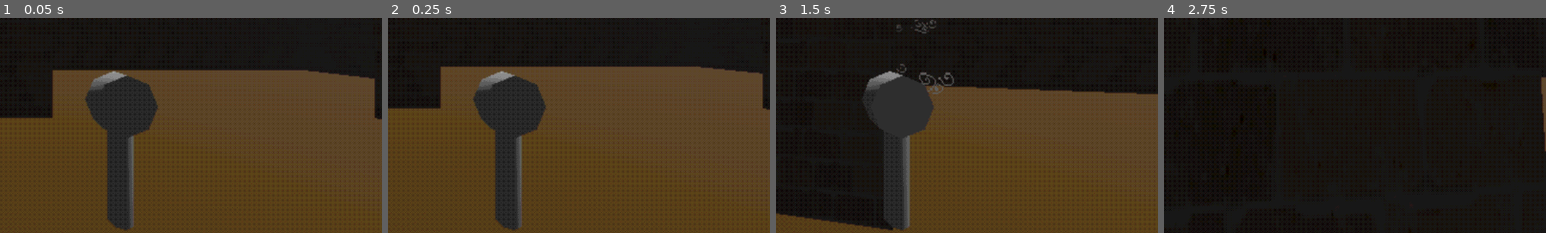
Above: before the commit, frames 1-4 (left to right).
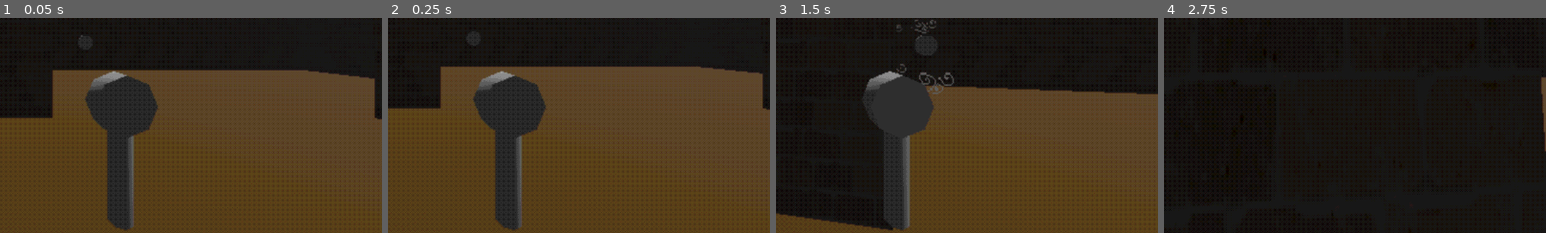
Above: after the commit, the same moments.

Repository: electrp/ggj25
Game: Godot game, scene res://levels/lvl_Room1.tscn
Same seed, same stepped clock (60 frames per second), same inputs: the game is played once before the commit and once after it. This scene is started directly instead of the project's main scene.
Inputs (mouse positions are % of the whole screen's width and height, from its top left):
- Up to frame 1 (0.05 s): no input
- Up to frame 2 (0.25 s): no input
- Up to frame 3 (1.5 s): move the mouse to (55, 50) at 0.52 s; press the mouse at (55, 50) at 0.53 s; hold Up (ui_up) from 0.53 s (still down); tap Space (ui_accept) at 0.77 s; tap E (Interact, bound only after the commit) at 0.8, 1.35 s; move the mouse to (45, 50) at 1.27 s; release the mouse at (45, 50) at 1.28 s
- Up to frame 4 (2.75 s): keep holding Up (ui_up); tap Space (ui_accept) at 1.52 s; click (45, 50) at 1.55 s; move the mouse to (52, 48) at 2.02 s; press the mouse at (52, 48) at 2.03 s; tap E (Interact, bound only after the commit) at 2.3 s
The pictures show only the part of the screen within x 50-100%, y 46-96%; the shares and areas given below are measured in that part.

The runs differ from the first frame. In frame 1, less than 0.1% of the frame differs, in the area x 20-24%, y 8-13%; in frame 2, less than 0.1%; in frame 3, less than 0.1%, in the area x 36-42%, y 8-15%; in frame 4, nothing differs.

Commit message:
Button stuff working

Diff:
--- a/ggj25/levels/BubbleButton.gd
+++ /dev/null
@@ -1,17 +0,0 @@
-extends CollisionShape3D
-
-var pressed = false
-
-# Called when the node enters the scene tree for the first time.
-func _ready() -> void:
-	pass
-
-
-# Called every frame. 'delta' is the elapsed time since the previous frame.
-func _process(delta: float) -> void:
-	pass
-
-func _on_body_entered(body: Node) -> void:
-	if body.name == "Bubble":
-		pressed = true
-		print("bubblebutton pressed")
--- a/ggj25/levels/lvl_Room1.tscn
+++ b/ggj25/levels/lvl_Room1.tscn
@@ -1,15 +1,16 @@
-[gd_scene load_steps=13 format=3 uid="uid://b7kkhjp281kc6"]
+[gd_scene load_steps=14 format=3 uid="uid://b7kkhjp281kc6"]
 
 [ext_resource type="PackedScene" uid="uid://b5logkqgxqaun" path="res://prefabs/pf_Player.tscn" id="1_2lqyt"]
 [ext_resource type="Shader" path="res://assets/shaders/psx.gdshader" id="1_txtqo"]
 [ext_resource type="Material" uid="uid://b7emld1r7yxmu" path="res://assets/materials/mat_Floor.tres" id="2_03ixh"]
 [ext_resource type="PackedScene" uid="uid://j4sd65yaxc0i" path="res://prefabs/pf_BubbleSpawner.tscn" id="2_j1ux3"]
 [ext_resource type="PackedScene" uid="uid://divgqk0d2lwlt" path="res://prefabs/pf_Fan.tscn" id="3_43o8t"]
-[ext_resource type="Material" uid="uid://bglg5a4gy00pv" path="res://assets/materials/mat_Wall.tres" id="3_j23t1"]
+[ext_resource type="Material" uid="uid://dtf0gntn1ya0r" path="res://assets/materials/mat_Wall.tres" id="3_j23t1"]
 [ext_resource type="PackedScene" uid="uid://cvtqjhvbijcac" path="res://prefabs/pf_Vent.tscn" id="3_xm7k1"]
 [ext_resource type="PackedScene" uid="uid://blp4ky1vg6all" path="res://assets/materials/models/grate.fbx" id="5_d6it0"]
 [ext_resource type="PackedScene" uid="uid://r5iernwak6gt" path="res://prefabs/pf_PauseMenu.tscn" id="5_upi7x"]
 [ext_resource type="PackedScene" uid="uid://dmjmirg3qxamh" path="res://prefabs/pf_Door.tscn" id="6_6pof4"]
+[ext_resource type="PackedScene" uid="uid://degkkr3dbs6jp" path="res://prefabs/pf_BubbleButton.tscn" id="10_ou4ee"]
 
 [sub_resource type="ShaderMaterial" id="ShaderMaterial_1nht1"]
 shader = ExtResource("1_txtqo")
@@ -367,6 +368,9 @@
 use_collision = true
 size = Vector3(0.396858, 0.194824, 1)
 
+[node name="PfBubbleButton" parent="SubViewportContainer" instance=ExtResource("10_ou4ee")]
+transform = Transform3D(-4.37114e-08, 0, 1, 0, 1, 0, -1, 0, -4.37114e-08, 9.25759, 2.7236, -13.3177)
+
 [node name="PauseMenu" parent="." instance=ExtResource("5_upi7x")]
 
 [node name="WallLeft14" type="CSGBox3D" parent="." groups=["poppable"]]
--- a/ggj25/prefabs/pf_Bubble.tscn
+++ b/ggj25/prefabs/pf_Bubble.tscn
@@ -16,7 +16,7 @@
 	pass
 
 func _on_body_entered(body: Node) -> void:
-	if(body.name == \"BubbleButton\"):
+	if(body.is_in_group(\"BubbleButton\")):
 		body.trigger()
 	if(body.is_in_group(\"poppable\")):
 		print(\"bubble popped on \", body.name)
--- /dev/null
+++ b/ggj25/prefabs/pf_BubbleButton.tscn
@@ -0,0 +1,21 @@
+[gd_scene load_steps=4 format=3 uid="uid://degkkr3dbs6jp"]
+
+[ext_resource type="Script" path="res://scripts/scr_BubbleButton.gd" id="1_bsgiw"]
+
+[sub_resource type="CylinderShape3D" id="CylinderShape3D_g8j5k"]
+height = 0.131
+
+[sub_resource type="CylinderMesh" id="CylinderMesh_yd8n7"]
+
+[node name="BubbleButton" type="Node3D"]
+
+[node name="StaticBody3D" type="StaticBody3D" parent="." groups=["BubbleButton"]]
+script = ExtResource("1_bsgiw")
+
+[node name="CollisionShape3D" type="CollisionShape3D" parent="StaticBody3D"]
+transform = Transform3D(-4.37114e-08, -1, 0, 1, -4.37114e-08, 0, 0, 0, 1, 0, 0, 0)
+shape = SubResource("CylinderShape3D_g8j5k")
+
+[node name="MeshInstance3D" type="MeshInstance3D" parent="StaticBody3D"]
+transform = Transform3D(-4.37114e-08, -0.05, 0, 1, -2.18557e-09, 0, 0, 0, 1, 0, 0, 0)
+mesh = SubResource("CylinderMesh_yd8n7")
--- a/ggj25/project.godot
+++ b/ggj25/project.godot
@@ -31,6 +31,7 @@
 poppable=""
 bubble=""
 interactable=""
+BubbleButton=""
 
 [input]
 
@@ -97,13 +98,18 @@
 , Object(InputEventKey,"resource_local_to_scene":false,"resource_name":"","device":-1,"window_id":0,"alt_pressed":false …(186 unchanged characters)…
 ]
 }
+Activate={
+"deadzone": 0.5,
+"events": [Object(InputEventMouseButton,"resource_local_to_scene":false,"resource_name":"","device":-1,"window_id":0,"alt_pressed":false,"shift_pressed":false,"ctrl_pressed":false,"meta_pressed":false,"button_mask":1,"position":Vector2(239, 9),"global_position":Vector2(248, 55),"factor":1.0,"button_index":1,"canceled":false,"pressed":true,"double_click":false,"script":null)
+]
+}
 ClA={
 "deadzone": 0.5,
 "events": []
 }
-Activate={
+Interact={
 "deadzone": 0.5,
-"events": [Object(InputEventMouseButton,"resource_local_to_scene":false,"resource_name":"","device":-1,"window_id":0,"alt_pressed":false,"shift_pressed":false,"ctrl_pressed":false,"meta_pressed":false,"button_mask":1,"position":Vector2(239, 9),"global_position":Vector2(248, 55),"factor":1.0,"button_index":1,"canceled":false,"pressed":true,"double_click":false,"script":null)
+"events": [Object(InputEventKey,"resource_local_to_scene":false,"resource_name":"","device":-1,"window_id":0,"alt_pressed":false,"shift_pressed":false,"ctrl_pressed":false,"meta_pressed":false,"pressed":false,"keycode":0,"physical_keycode":69,"key_label":0,"unicode":101,"location":0,"echo":false,"script":null)
 ]
 }
 
--- a/ggj25/scripts/scr_BubbleButton.gd
+++ b/ggj25/scripts/scr_BubbleButton.gd
@@ -11,5 +11,5 @@
 
 
 
-func triggered() -> void:
+func trigger() -> void:
 	print("button");
Not shown: 1 places in ggj25/assets/materials/env_Player.tres that only renumber resources
